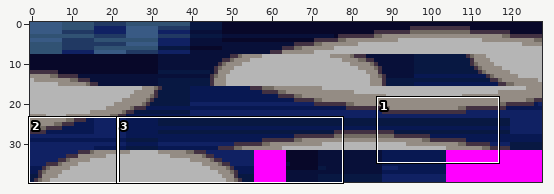
A sprite sheet gets an edit: graphics/battle_terrain/underwater/tiles.png. The first picture is a wide view before the edit; the outline marks the close-up.
Close-up. Before:
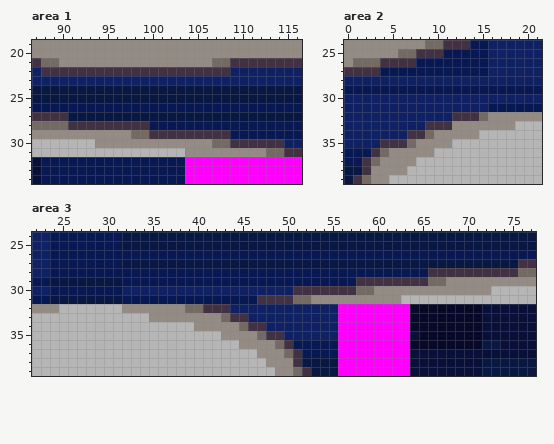
The file is 128x40 pixels. Shown: area 1: x 87..116, y 19..34; area 2: x 0..21, y 24..39; area 3: x 22..77, y 24..39.
The result:
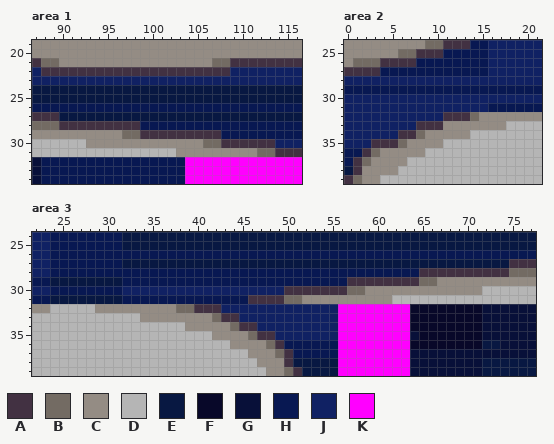
Palette (. is transparent): A #423142  B #736b63  C #948c84  D #b5b5b5  E #081842  F #080829  G #081039  H #081852  J #102163  K #ff00ff
The edit:
Area 1:
y 27: x 90 A -> E
y 28: x 90 B -> A; x 99 A -> H
y 29: x 97 C -> B; x 99 B -> A; x 108 A -> H
y 30: x 93 D -> C; x 106 C -> B; x 108 B -> A; x 114 A -> J
y 31: x 103 D -> C; x 112 C -> B; x 114 B -> A
Area 2:
y 32: x 11 J -> A; x 14..15 AB -> BC
y 33: x 8 J -> A; x 11 A -> C; x 18 C -> D
y 34: x 6 J -> A; x 8..9 AB -> BC; x 14 C -> D
y 35: x 3 J -> A; x 6..7 AB -> BC; x 11 C -> D
y 36: x 2..4 HAB -> ABC; x 9 C -> D
y 37: x 1..3 HAB -> ABC; x 7 C -> D
y 38: x 1..2 EA -> AC; x 6 C -> D
y 39: x 0..2 EAB -> ABC; x 4 C -> D
Area 3:
y 27: x 75 E -> A
y 28: x 65 H -> A; x 75 A -> B
y 29: x 57 H -> A; x 65 A -> B; x 67 B -> C
y 30: x 50 J -> A; x 57 A -> B; x 59 B -> C; x 72 C -> D
y 31: x 46 H -> A; x 50 A -> B; x 52 B -> C; x 62 C -> D
y 32: x 24 C -> D; x 29..31 DDD -> CCC; x 38 C -> B; x 40 B -> A; x 43 A -> J
y 33: x 34 D -> C; x 42..43 CB -> BA; x 45 A -> J
y 34: x 39 D -> C; x 44..45 CB -> BA; x 47 A -> J
y 35: x 42 D -> C; x 46..47 CB -> BA; x 49 A -> J
y 36: x 44 D -> C; x 48..50 CBA -> BAH
y 37: x 46 D -> C; x 49..51 CBA -> BAH
y 38: x 47 D -> C; x 50..51 CA -> AE
y 39: x 48 D -> C; x 50..52 CBA -> BAE
Boxes around the changes in both close-ups, in picture pixels (x1, y1, x2, y2):
changed: (59, 112, 284, 157)
changed: (344, 112, 515, 184)
changed: (95, 259, 518, 376)
changed: (50, 304, 59, 313)
